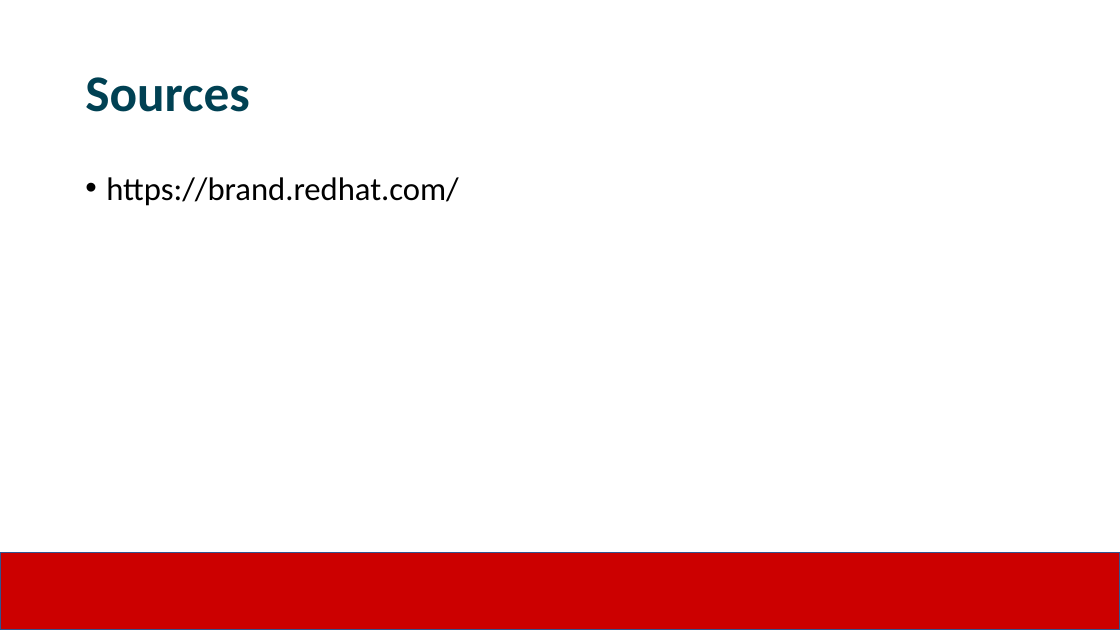
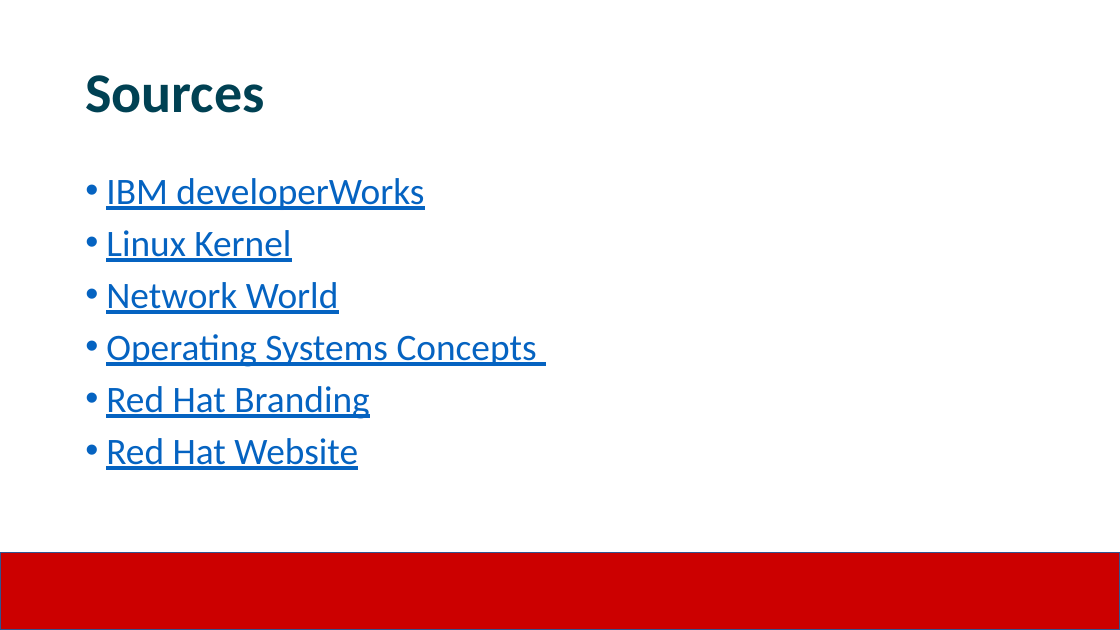
Before and after one commit to JimmyJHickey/Rambunctious-Homunculi, a slide deck: slide 9 of reports/RedHat_Presentation.pptx (slide 6 before the commit). Drawn at 1120x630 pixels with LibreOffice and Linux fonts; fonts in the diff are those of the drawing; background and template pictures are left out. Boxes give left, top, right and bottom in pixels: in the first picture for what was removed or moved away, otherwise in the second. Text is boxed around its words. In the diff, an @@ line names an element or a change of style, - is before the commit and + after.

```diff
--- a/reports/RedHat_Presentation.pptx
+++ b/reports/RedHat_Presentation.pptx
@@ title "Sources" at <box>85,75,264,113</box>: size 44 to 48 pt @@
@@ text at <box>106,178,537,470</box>: text changed; size 28 to 32 pt; text colour #000000 to #0563C1 @@
-• https://brand.redhat.com/
+• IBM developerWorks
+• Linux Kernel
+• Network World
+• Operating Systems Concepts
+• Red Hat Branding
+• Red Hat Website
```
Also in this commit, not shown: 3 other slides changed, 4 slides added, 1 slide removed.
